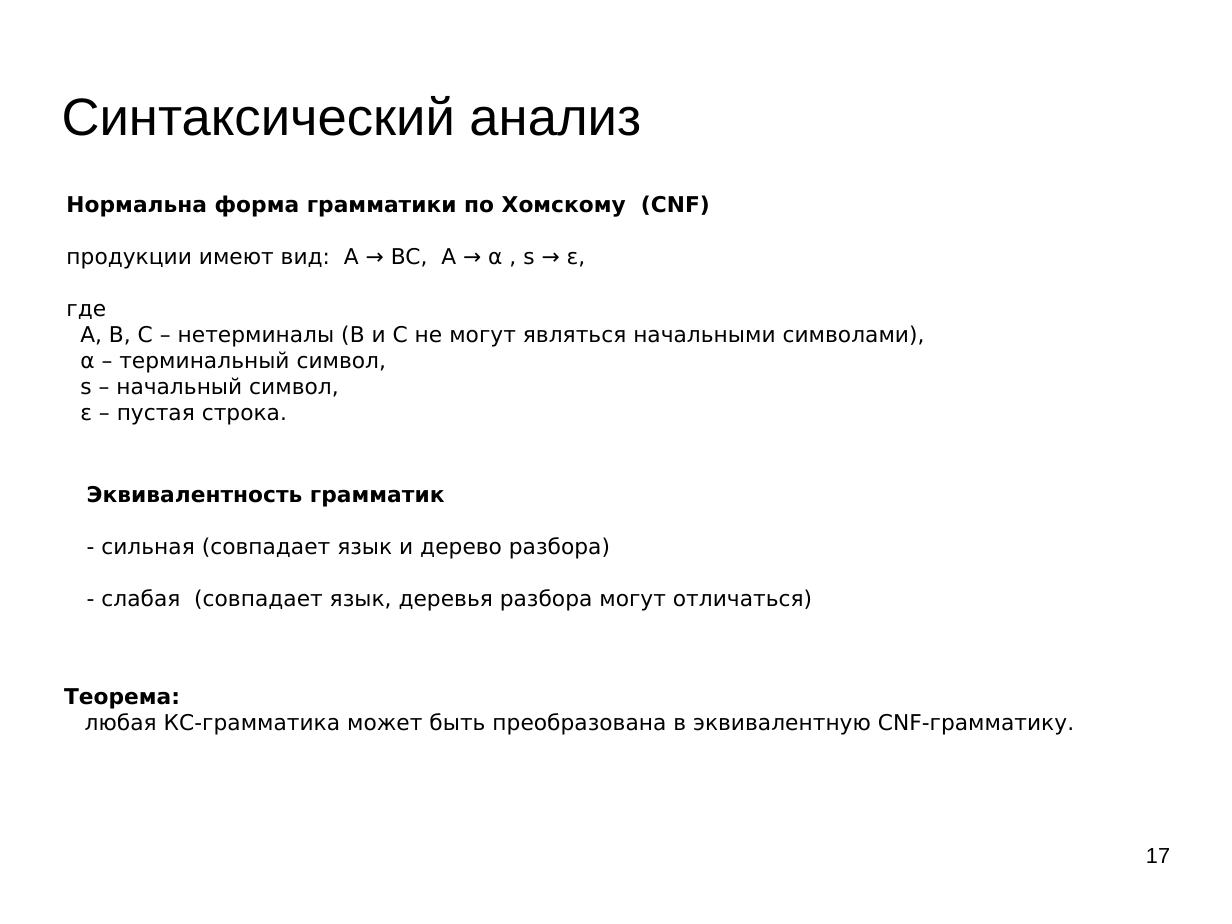
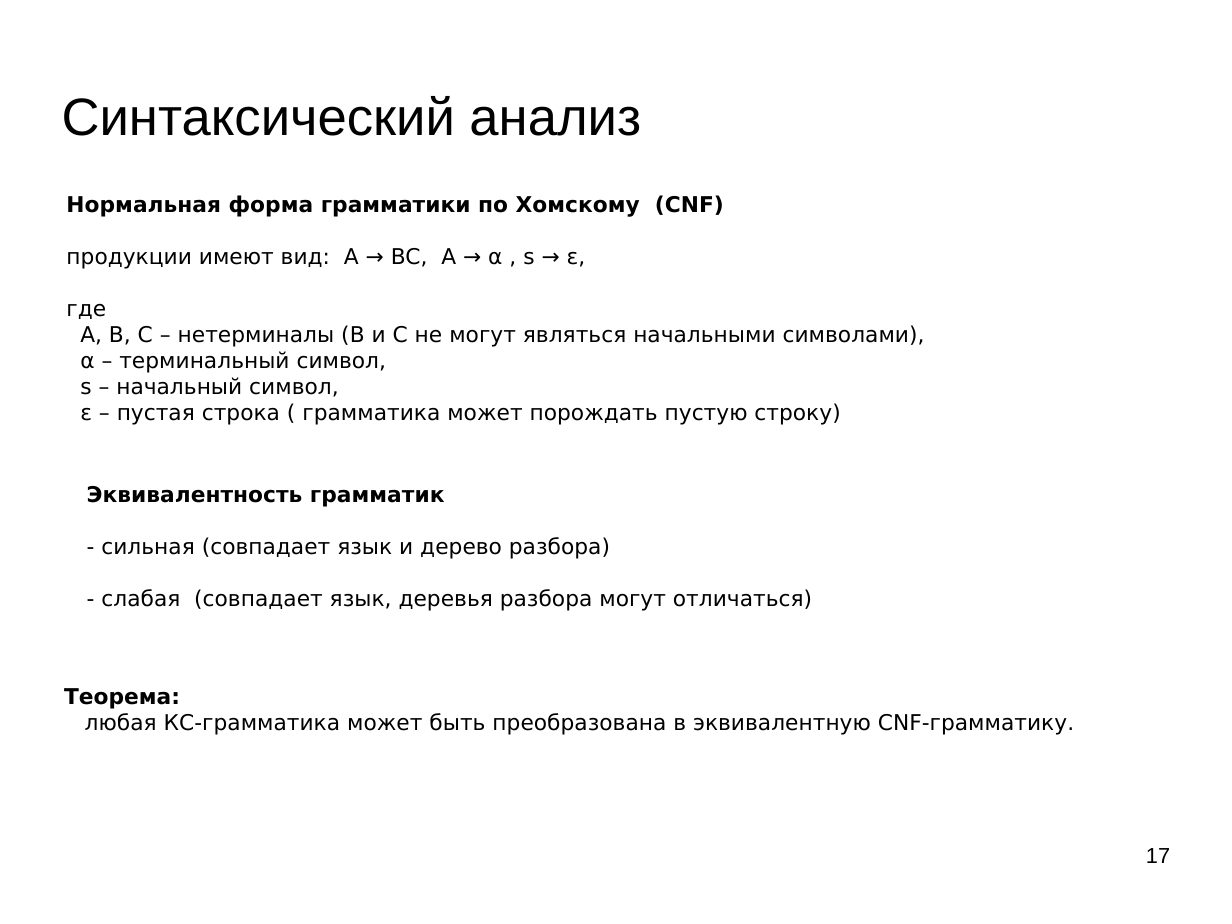
Before and after one commit to mechanoid5/ml_nlp_2024_I, a slide deck: slide 17 of 04-synt-grammar.odp. Drawn at 1232x924 pixels with LibreOffice and Linux fonts; fonts in the diff are those of the drawing; background and template pictures are left out. Boxes give left, top, right and bottom in pixels: in the first picture for what was removed or moved away, otherwise in the second. Text is boxed around its words. In the diff, an @@ line names an element or a change of style, - is before the commit and + after.

```diff
--- a/04-synt-grammar.odp
+++ b/04-synt-grammar.odp
@@ text at (66, 195, 724, 217): text changed @@
-Нормальна форма грамматики по Хомскому (CNF)
+Нормальная форма грамматики по Хомскому (CNF)
@@ text at (80, 403, 840, 425): text changed @@
-ε – пустая строка.
+ε – пустая строка ( грамматика может порождать пустую строку)
```
Also in this commit, not shown: 1 other slide changed, 1 slide removed, 7 other files.
